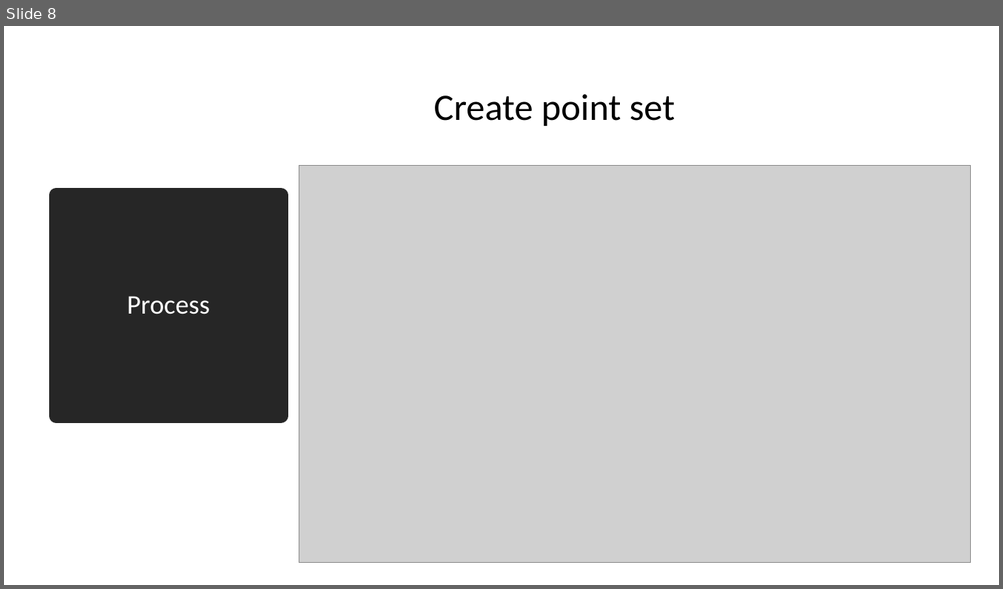
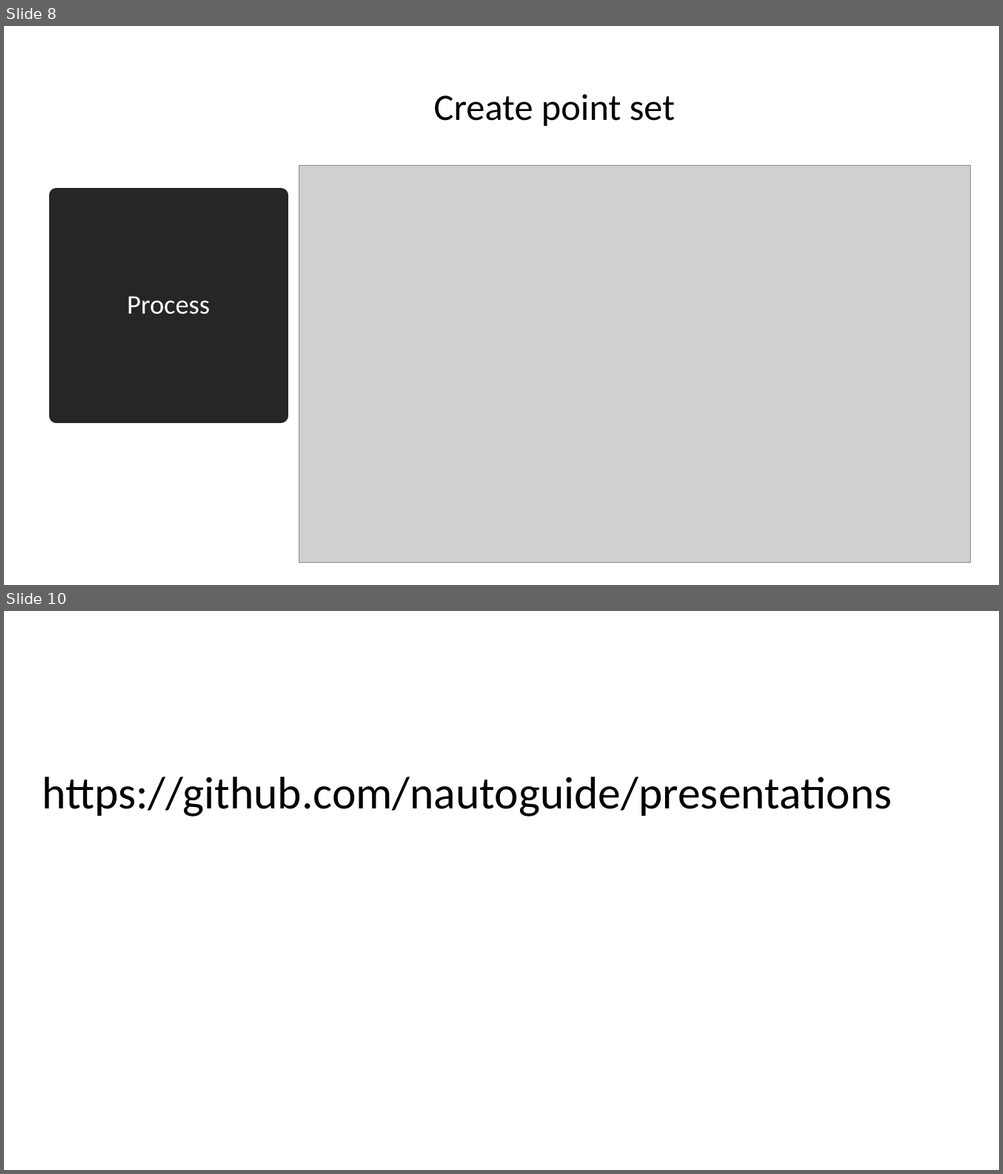
Before and after one commit to nautoguide/presentations, a slide deck: QGISUG_SW_March_2019/SW User Group Population Presentation.pptx. Shown one above the other, each under a label of ours: slide 8 before the commit, slides 8 and 10 after it; the slides between them are not shown. The pictures are 1003x589 and 1003x1174 pixels, drawn with LibreOffice and Linux fonts; fonts in the diff are those of the drawing; grey boxes stand for pictures. Boxes give left, top, right and bottom in pixels: in the first picture for what was removed or moved away, otherwise in the second. Text is boxed around its words. In the diff, an @@ line names an element or a change of style, - is before the commit and + after.

```diff
--- a/QGISUG_SW_March_2019/SW User Group Population Presentation.pptx
+++ b/QGISUG_SW_March_2019/SW User Group Population Presentation.pptx
@@ slide 10 added at [4, 611, 999, 1170], background #FFFFFF @@
@@ text added at [42, 777, 891, 817], 44 pt, text #000000 @@
+https://github.com/nautoguide/presentations
```
Also in this commit, not shown: 1 slide changed, 3 other files.
